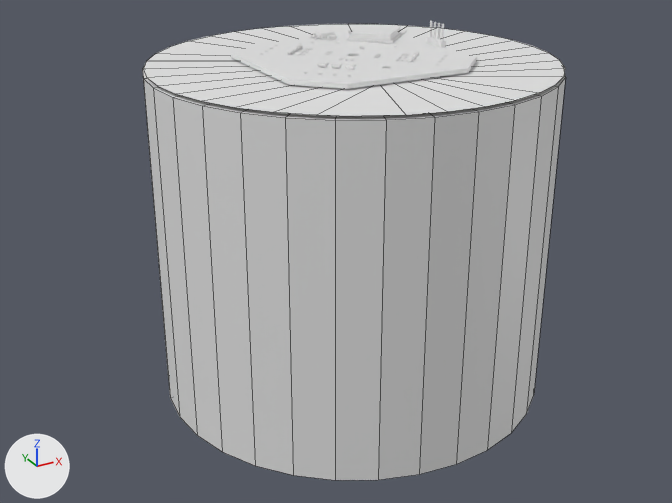
The Blender file ensadled.blend: old version first, new version second.
Camera for both pictures: a 50 mm camera at (-167.0, -292.0, 73.0) aimed at (-8.0, -2.0, -71.0). Lighting does not change. The marker at lower left points along +X, +Y and +Z. Mesh edges are drawn as thin lines on the coarser meshes.

Script lines for the objects in view, before the commit:
```python
me_circle = bpy.data.meshes.new('Circle')
me_circle.from_pydata(...)  # 128 vertices, 128 faces; spans x -1.0..1.0, y -1.0..1.0, z -126.9..0.0
me_plane = bpy.data.meshes.new('Plane')
me_plane.from_pydata(...)  # 100 vertices, 75 faces; spans x -71.5..72.0, y -71.7..71.9, z 0.0
me_unnamed_enorme_metapixel_1 = bpy.data.meshes.new('Unnamed-enorme-metapixel 1')
me_unnamed_enorme_metapixel_1.from_pydata(...)  # 18668 vertices, 37254 faces; spans x -37.5..41.0, y -37.5..41.0, z -2.2..9.4
me_unnamed_enorme_metapixel_1.materials.append(mat_default_obj)  # white #e7e7e7
ob_circle = bpy.data.objects.new('Circle', me_circle)
ob_circle.location = (0.0, 0.0, 0.0)
ob_circle.scale = (75.0, 75.0, 1.0)
ob_plane = bpy.data.objects.new('Plane', me_plane)
ob_plane.location = (0.0, 0.0, 1.1)
ob_plane.scale = (1.04, 1.04, 1.0)
ob_unnamed_enorme_metapixel_1 = bpy.data.objects.new('Unnamed-enorme-metapixel 1', me_unnamed_enorme_metapixel_1)
ob_unnamed_enorme_metapixel_1.location = (0.0, 0.0, 2.4)
```
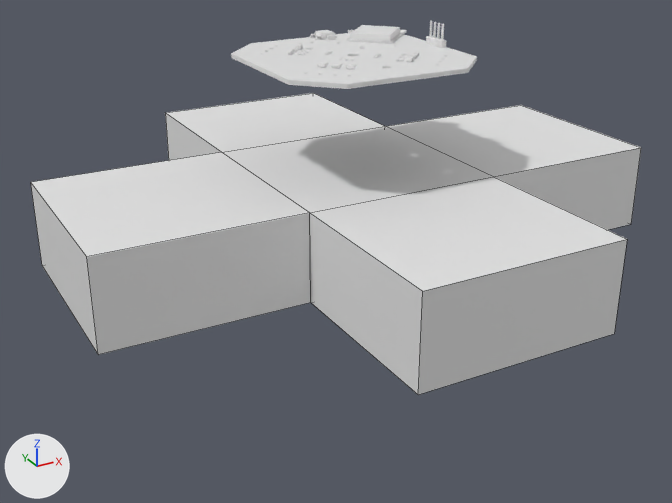
Where the change shows, as pixel boxes [x1, y1, x2, y2] in the pictures (672 x 503 px):
```json
{"object": "Circle", "change": "deleted", "before": [143, 68, 565, 480]}
{"object": "Gabarit_fenêtres", "change": "added", "after": [31, 93, 641, 395]}
{"object": "Plane", "change": "hidden", "before": [143, 24, 565, 116]}
```

Edits to the scene script, one JSON object a line:
```json
{"op": "add", "block": "me_cube", "code": ["me_cube = bpy.data.meshes.new('Cube')", "me_cube.from_pydata(...)  # 24 vertices, 22 faces; spans x -2.96..2.96, y -2.77..2.77, z -1.0..1.0"]}
{"op": "set", "path": "ob_plane.location", "old": "(0.0, 0.0, 1.1)", "new": "(0.0, 0.0, -5.6)"}
{"op": "set", "path": "ob_plane.scale", "old": "(1.04, 1.04, 1.0)", "new": "(1.05, 1.05, 1.0)"}
{"op": "add", "block": "ob_plane", "code": "ob_plane.hide_set(True)"}
{"op": "remove", "block": "ob_circle", "code": ["ob_circle = bpy.data.objects.new('Circle', me_circle)", "ob_circle.location = (0.0, 0.0, 0.0)", "ob_circle.scale = (75.0, 75.0, 1.0)"]}
{"op": "add", "block": "ob_gabarit_fenêtres", "code": ["ob_gabarit_fenêtres = bpy.data.objects.new('Gabarit_fenêtres', me_cube)", "ob_gabarit_fenêtres.location = (0.0, 0.0, -54.4)", "ob_gabarit_fenêtres.scale = (37.5, 37.5, 16.4)"]}
```
